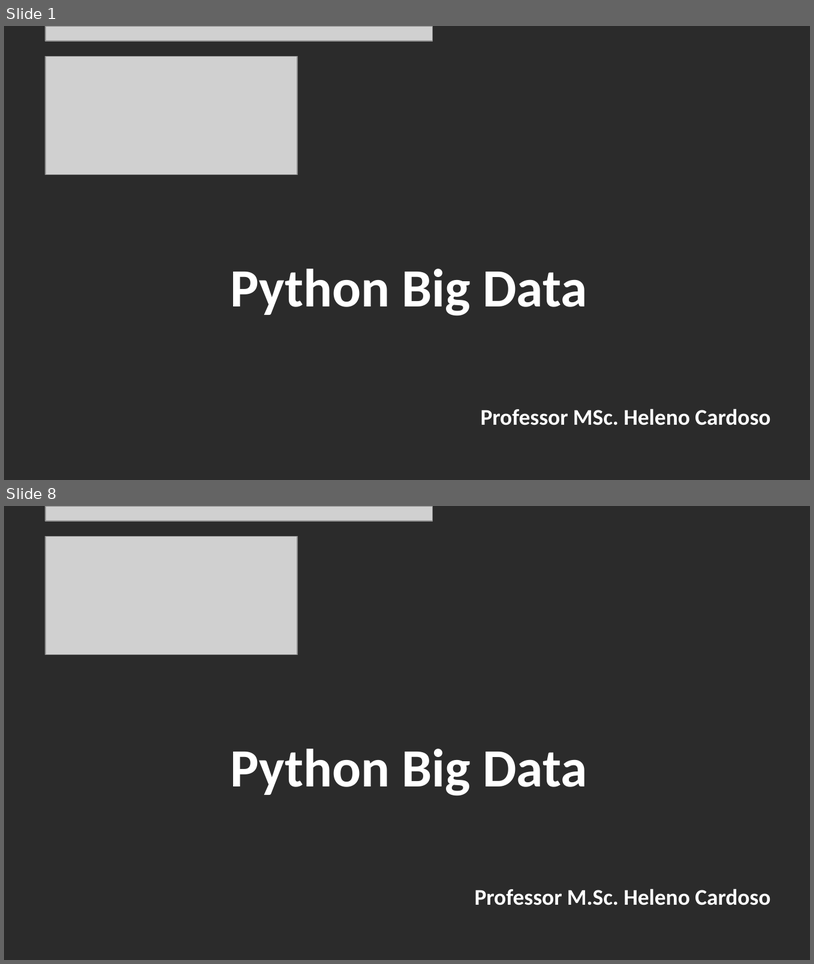
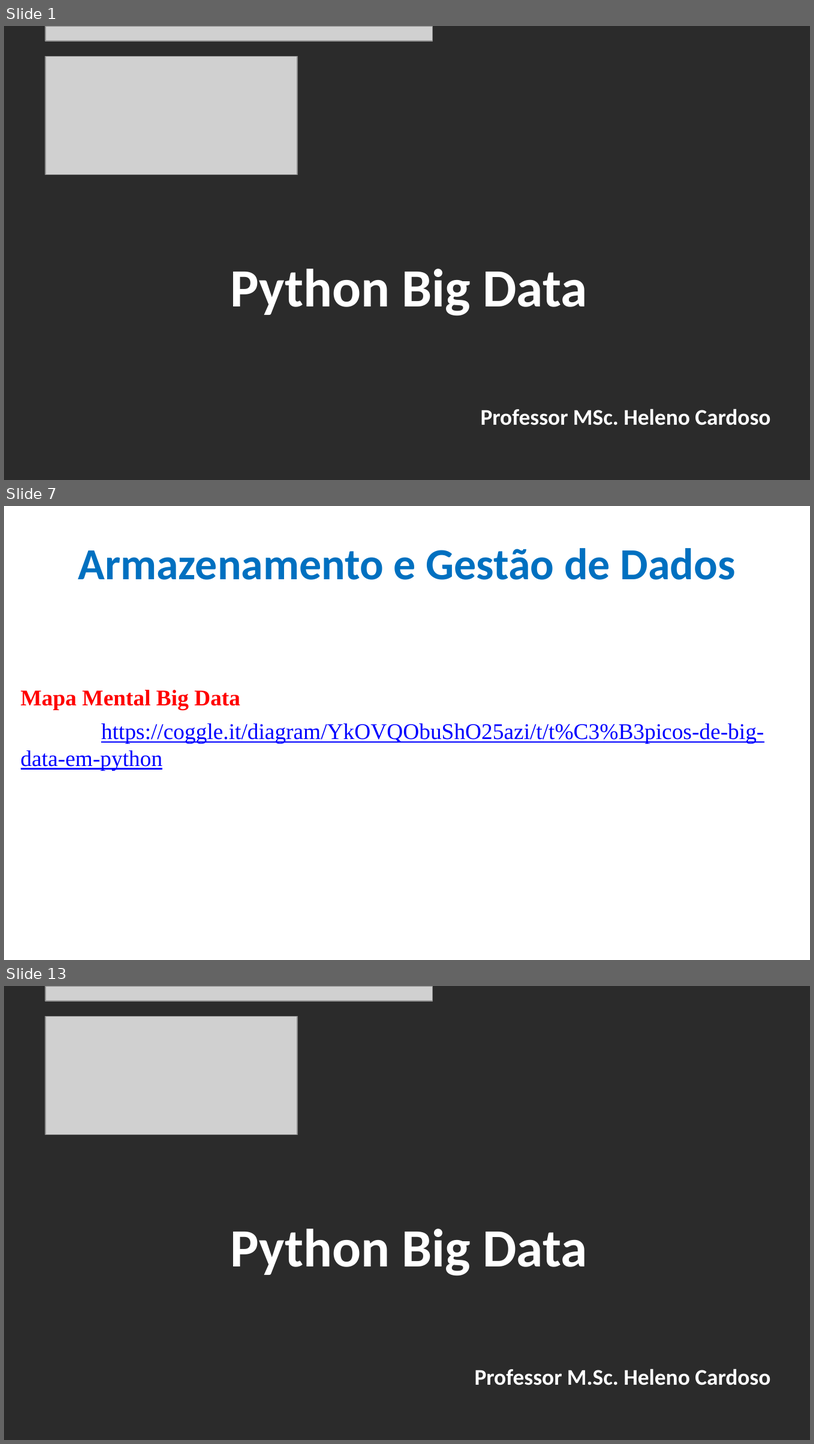
Before and after one commit to CloudEducationBrazil/WydenPythonBigData, a slide deck: 01 Classes/Aula 02 - Python Big Data.pptx. Shown one above the other, each under a label of ours: slides 1 and 8 before the commit, slides 1, 7 and 13 after it; the slides between them are not shown. The pictures are 814x964 and 814x1444 pixels, drawn with LibreOffice and Linux fonts; fonts in the diff are those of the drawing; grey boxes stand for pictures; background and template pictures are left out; a plain dark background stands for a picture behind light text. Boxes give left, top, right and bottom in pixels: in the first picture for what was removed or moved away, otherwise in the second. Text is boxed around its words. In the diff, an @@ line names an element or a change of style, - is before the commit and + after.

Commit message:
Ajuste ppt aulas Python Big Data

```diff
--- a/01 Classes/Aula 02 - Python Big Data.pptx
+++ b/01 Classes/Aula 02 - Python Big Data.pptx
@@ slide 7 added at (x1=4, y1=506, x2=810, y2=960), background picture (left out) @@
@@ title added at (x1=78, y1=548, x2=736, y2=580), 39.6 pt, text #0070C0, bold @@
+Armazenamento e Gestão de Dados
@@ text added at (x1=21, y1=690, x2=764, y2=770), 20 pt, text #0000FF, underline @@
+Mapa Mental Big Data
+https://coggle.it/diagram/YkOVQObuShO25azi/t/t%C3%B3picos-de-big-data-em-python
@@ what was slide 8 is now slide 13 @@
```
Also in this commit, not shown: 6 slides changed, 4 other slides added, 22 other files.
